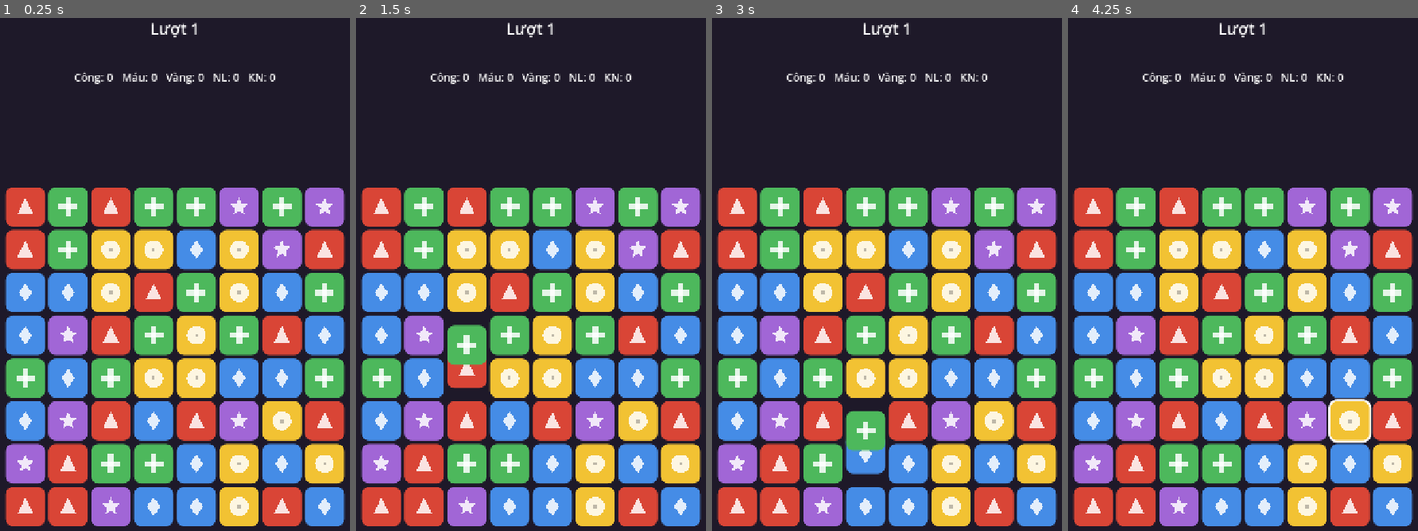
Above: before the commit, frames 1-4 (left to right).
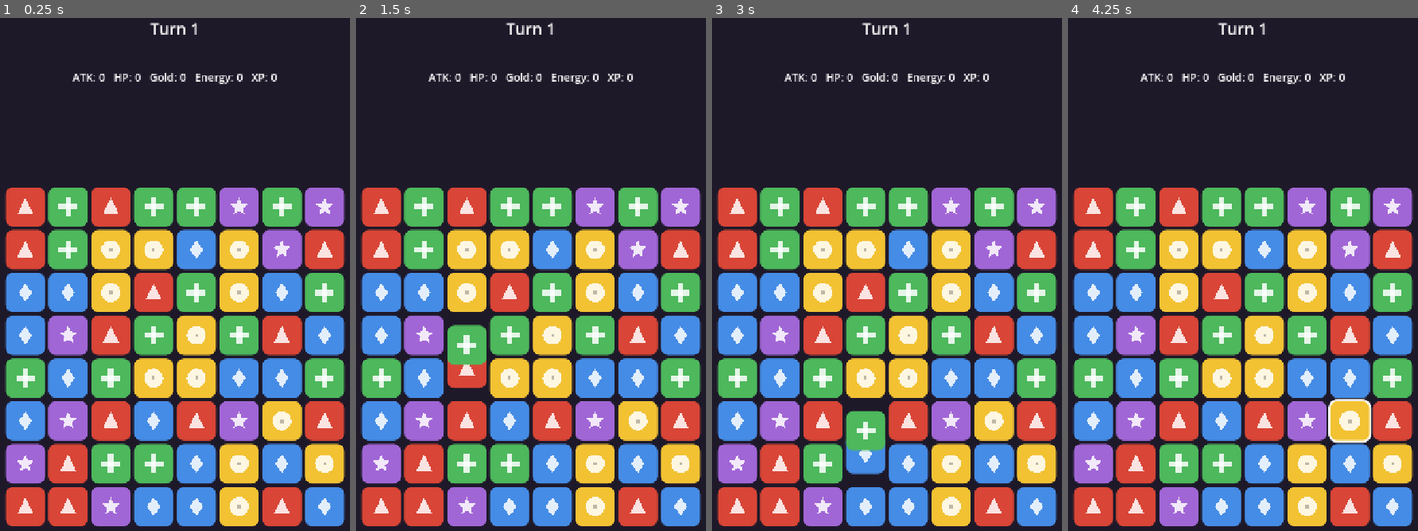
Above: after the commit, the same moments.

Repository: CuBeof/loan-12-su-quan
Game: Godot game, scene res://features/board_view/board_screen.tscn
Two runs of this game, one before a commit and one after it. Both use one fixed random seed, a clock stepped at 60 frames per second and the inputs below.
Inputs (mouse positions are in pixels of both pictures, inside the frame that each line leads up to):
- Up to frame 1 (0.25 s): no input
- Up to frame 2 (1.5 s): tap Enter at 0.5 s; drag from (531, 356) to (566, 182) at 0.52 s; tap Space at 1.25 s; drag from (461, 351) to (513, 448) at 1.27 s
- Up to frame 3 (3 s): tap Enter at 2 s; move the mouse to (922, 182) at 2.02 s; click (922, 182) at 2.17 s; tap Space at 2.75 s; drag from (869, 448) to (778, 223) at 2.77 s
- Up to frame 4 (4.25 s): tap Enter at 3.5 s; move the mouse to (1351, 413) at 3.52 s; click (1351, 413) at 3.67 s

The runs differ from the first frame. In frame 1, 0.8% of the frame differs, in the area x 20-80%, y 0-13%; in frame 2, 0.8%; in frame 3, 0.8%; in frame 4, 0.8%.

Commit message:
Add i18n support, English content, and raindrop fall effect
- SPEC.md: finalized Candy Crush special-tile rules written into the
  mechanics section (single source of truth); PLAN/DESIGN now point to it.
- CLAUDE.md: new language conventions — English code comments and game
  content, all player-facing text through tr() keys.
- i18n: game/i18n/translations.csv (en default, vi), wired into
  project.godot; HUD uses translation keys; TileDefinition stores
  display_name_key instead of raw strings.
- Translated all test failure messages and warnings to English.
- Board effects: BoardView clips its contents so spawned gems stay
  hidden outside the grid; gems now overshoot their target slightly and
  bounce back, staggered per column like raindrops.

https://claude.ai/code/session_011p88Dpg6wJaWzSV2K6mY7k

Diff:
--- a/game/common/autoload/audio_manager.gd
+++ b/game/common/autoload/audio_manager.gd
@@ -23,7 +23,7 @@
 	if _bank == null or not _bank.sounds.has(key):
 		if not _warned.has(key):
 			_warned[key] = true
-			push_warning("SoundBank: chưa gán âm thanh cho khóa '%s'" % key)
+			push_warning("SoundBank: no sound assigned for key '%s'" % key)
 		return
 	for player in _players:
 		if not player.playing:
--- a/game/data/tiles/attack.tres
+++ b/game/data/tiles/attack.tres
@@ -5,6 +5,6 @@
 [resource]
 script = ExtResource("1_def")
 id = &"attack"
-display_name = "Tấn công"
+display_name_key = &"TILE_ATTACK"
 color = Color(0.85, 0.27, 0.21, 1)
 match_sfx = &"tile_match"
--- a/game/data/tiles/energy.tres
+++ b/game/data/tiles/energy.tres
@@ -5,6 +5,6 @@
 [resource]
 script = ExtResource("1_def")
 id = &"energy"
-display_name = "Năng lượng"
+display_name_key = &"TILE_ENERGY"
 color = Color(0.27, 0.55, 0.9, 1)
 match_sfx = &"tile_match"
--- a/game/data/tiles/exp.tres
+++ b/game/data/tiles/exp.tres
@@ -5,6 +5,6 @@
 [resource]
 script = ExtResource("1_def")
 id = &"exp"
-display_name = "Kinh nghiệm"
+display_name_key = &"TILE_EXP"
 color = Color(0.63, 0.4, 0.84, 1)
 match_sfx = &"tile_match"
--- a/game/data/tiles/gold.tres
+++ b/game/data/tiles/gold.tres
@@ -5,6 +5,6 @@
 [resource]
 script = ExtResource("1_def")
 id = &"gold"
-display_name = "Vàng"
+display_name_key = &"TILE_GOLD"
 color = Color(0.95, 0.76, 0.2, 1)
 match_sfx = &"tile_match"
--- a/game/data/tiles/health.tres
+++ b/game/data/tiles/health.tres
@@ -5,6 +5,6 @@
 [resource]
 script = ExtResource("1_def")
 id = &"health"
-display_name = "Máu"
+display_name_key = &"TILE_HEALTH"
 color = Color(0.3, 0.72, 0.36, 1)
 match_sfx = &"tile_match"
--- a/game/data/tiles/tile_definition.gd
+++ b/game/data/tiles/tile_definition.gd
@@ -5,7 +5,7 @@
 ## while `texture` is empty.
 
 @export var id: StringName
-@export var display_name: String = ""
+@export var display_name_key: StringName # translation key, resolve with tr()
 @export var color: Color = Color.GRAY
 @export var texture: Texture2D
 @export var match_sfx: StringName = &"tile_match"
--- a/game/features/board_view/board_screen.gd
+++ b/game/features/board_view/board_screen.gd
@@ -20,7 +20,7 @@
 	for type: int in result.cleared_counts:
 		_totals[type] = int(_totals.get(type, 0)) + int(result.cleared_counts[type])
 	if result.extra_turn:
-		_info_label.text = "Thêm lượt!"
+		_info_label.text = tr(&"UI_EXTRA_TURN")
 	else:
 		_info_label.text = ""
 		_turn += 1
@@ -28,8 +28,8 @@
 
 
 func _update_labels() -> void:
-	_turn_label.text = "Lượt %d" % _turn
-	_counts_label.text = "Công: %d   Máu: %d   Vàng: %d   NL: %d   KN: %d" % [
+	_turn_label.text = tr(&"UI_TURN") % _turn
+	_counts_label.text = tr(&"UI_COUNTS") % [
 		int(_totals.get(TileTypes.Type.ATTACK, 0)),
 		int(_totals.get(TileTypes.Type.HEALTH, 0)),
 		int(_totals.get(TileTypes.Type.GOLD, 0)),
--- a/game/features/board_view/board_screen.tscn
+++ b/game/features/board_view/board_screen.tscn
@@ -43,7 +43,6 @@
 unique_name_in_owner = true
 layout_mode = 2
 theme_override_font_sizes/font_size = 32
-text = "Lượt 1"
 horizontal_alignment = 1
 
 [node name="InfoLabel" type="Label" parent="Margin/Layout"]
@@ -61,6 +60,7 @@
 
 [node name="BoardView" type="Control" parent="Margin/Layout"]
 unique_name_in_owner = true
+clip_contents = true
 layout_mode = 2
 size_flags_vertical = 3
 script = ExtResource("2_board")
--- a/game/features/board_view/board_view.gd
+++ b/game/features/board_view/board_view.gd
@@ -10,6 +10,9 @@
 const CLEAR_TIME := 0.18
 const FALL_TIME_PER_CELL := 0.06
 const POP_TIME := 0.15
+const SPAWN_STAGGER := 0.05 # raindrop delay between gems of one column
+const BOUNCE_TIME := 0.09
+const OVERSHOOT_FACTOR := 0.18 # how far past the target a gem falls before bouncing back
 
 @export var catalog: TileCatalog
 @export var rng_seed: int = 0 # 0 = random each run
@@ -179,6 +182,7 @@
 
 
 func _anim_gravity(falls: Array[Dictionary], spawns: Array[Dictionary]) -> void:
+	var total_time := 0.0
 	# Two-phase map update so chained falls inside a column don't collide.
 	var moved: Array = []
 	for fall in falls:
@@ -186,15 +190,11 @@
 		if view != null:
 			_tiles.erase(fall.from)
 			moved.append([view, fall.to])
-	var has_motion := false
-	var tween := create_tween().set_parallel(true).set_trans(Tween.TRANS_QUAD).set_ease(Tween.EASE_IN)
 	for entry in moved:
 		var view: TileView = entry[0]
 		var to: Vector2i = entry[1]
 		_tiles[to] = view
-		var distance := view.position.distance_to(_cell_to_pos(to)) / _cell_px
-		tween.tween_property(view, "position", _cell_to_pos(to), maxf(0.1, FALL_TIME_PER_CELL * distance))
-		has_motion = true
+		total_time = maxf(total_time, _drop_tile(view, _cell_to_pos(to), 0.0))
 
 	var spawn_index_per_column: Dictionary = {}
 	for spawn in spawns:
@@ -202,14 +202,29 @@
 		var index := int(spawn_index_per_column.get(cell.x, 0))
 		spawn_index_per_column[cell.x] = index + 1
 		var view := _create_tile_view(cell, spawn.type, spawn.special)
+		# Spawn above the board: clip_contents keeps the gem invisible
+		# until it enters the grid.
 		view.position = _cell_to_pos(Vector2i(cell.x, -1 - index))
-		var distance := view.position.distance_to(_cell_to_pos(cell)) / _cell_px
-		tween.tween_property(view, "position", _cell_to_pos(cell), maxf(0.12, FALL_TIME_PER_CELL * distance))
-		has_motion = true
-	if has_motion:
-		await tween.finished
-	else:
-		tween.kill()
+		# Raindrop stagger: lower gems of a column land first, one by one.
+		total_time = maxf(total_time, _drop_tile(view, _cell_to_pos(cell), index * SPAWN_STAGGER))
+	if total_time > 0.0:
+		await get_tree().create_timer(total_time).timeout
+
+
+## Drops a tile to its target, overshooting slightly past it and bouncing
+## back up like a raindrop. Returns the total animation time.
+func _drop_tile(view: TileView, target: Vector2, delay: float) -> float:
+	var distance := view.position.distance_to(target) / _cell_px
+	var fall_time := maxf(0.12, FALL_TIME_PER_CELL * distance)
+	var overshoot := target + Vector2(0.0, _cell_px * OVERSHOOT_FACTOR)
+	var tween := create_tween()
+	if delay > 0.0:
+		tween.tween_interval(delay)
+	tween.tween_property(view, "position", overshoot, fall_time) \
+		.set_trans(Tween.TRANS_QUAD).set_ease(Tween.EASE_IN)
+	tween.tween_property(view, "position", target, BOUNCE_TIME) \
+		.set_trans(Tween.TRANS_QUAD).set_ease(Tween.EASE_OUT)
+	return delay + fall_time + BOUNCE_TIME
 
 
 func _anim_shuffle(layout: Dictionary) -> void:
--- /dev/null
+++ b/game/i18n/translations.csv
@@ -0,0 +1,9 @@
+keys,en,vi
+UI_TURN,Turn %d,Lượt %d
+UI_EXTRA_TURN,Extra turn!,Thêm lượt!
+UI_COUNTS,ATK: %d   HP: %d   Gold: %d   Energy: %d   XP: %d,Công: %d   Máu: %d   Vàng: %d   NL: %d   KN: %d
+TILE_ATTACK,Attack,Tấn công
+TILE_HEALTH,Health,Máu
+TILE_GOLD,Gold,Vàng
+TILE_ENERGY,Energy,Năng lượng
+TILE_EXP,Experience,Kinh nghiệm
--- a/game/project.godot
+++ b/game/project.godot
@@ -31,6 +31,11 @@
 
 pointing/emulate_touch_from_mouse=true
 
+[internationalization]
+
+locale/translations=PackedStringArray("res://i18n/translations.en.translation", "res://i18n/translations.vi.translation")
+locale/fallback="en"
+
 [rendering]
 
 renderer/rendering_method="mobile"
--- a/game/tests/test_base.gd
+++ b/game/tests/test_base.gd
@@ -22,7 +22,7 @@
 
 func check_eq(actual: Variant, expected: Variant, message: String) -> void:
 	if actual != expected:
-		failures.append("%s (nhận %s, mong đợi %s)" % [message, str(actual), str(expected)])
+		failures.append("%s (got %s, expected %s)" % [message, str(actual), str(expected)])
 
 
 ## Builds a deterministic board from string rows. Refill is disabled so
@@ -37,5 +37,5 @@
 		for x in range(row.length()):
 			var letter := row[x]
 			board.grid[Vector2i(x, y)] = TileState.make(CHAR_TO_TYPE[letter])
-	check(MatchFinder.find_groups(board.grid).is_empty(), "layout test có match sẵn — sửa lại layout")
+	check(MatchFinder.find_groups(board.grid).is_empty(), "test layout contains a pre-made match — fix the layout")
 	return board
--- a/game/tests/test_board_logic.gd
+++ b/game/tests/test_board_logic.gd
@@ -1,6 +1,6 @@
 extends BoardTestBase
 ## Unit tests for the pure board logic. Each rule row of the special-tile
-## matrix in PLAN.md gets at least one test here.
+## matrix in SPEC.md gets at least one test here.
 
 const SP := TileTypes.Special
 const TY := TileTypes.Type
@@ -10,9 +10,9 @@
 	for seed_value in range(1, 11):
 		var board := BoardLogic.new()
 		board.setup(Vector2i(8, 8), seed_value)
-		check(MatchFinder.find_groups(board.grid).is_empty(), "seed %d: có match sẵn sau setup" % seed_value)
-		check(not MoveGenerator.find_moves(board.grid).is_empty(), "seed %d: không có nước đi nào" % seed_value)
-		check_eq(board.grid.size(), 64, "seed %d: bàn cờ chưa đầy" % seed_value)
+		check(MatchFinder.find_groups(board.grid).is_empty(), "seed %d: board has a pre-made match after setup" % seed_value)
+		check(not MoveGenerator.find_moves(board.grid).is_empty(), "seed %d: board has no possible move" % seed_value)
+		check_eq(board.grid.size(), 64, "seed %d: board is not fully filled" % seed_value)
 
 
 func test_setup_is_deterministic_per_seed() -> void:
@@ -24,7 +24,7 @@
 		var tile_a: TileState = board_a.grid[cell]
 		var tile_b: TileState = board_b.grid[cell]
 		if tile_a.type != tile_b.type:
-			failures.append("cùng seed nhưng khác bàn cờ tại %s" % str(cell))
+			failures.append("same seed produced different boards at %s" % str(cell))
 			return
 
 
@@ -32,27 +32,27 @@
 	var blocked: Array[Vector2i] = [Vector2i(0, 0), Vector2i(3, 3)]
 	var board := BoardLogic.new()
 	board.setup(Vector2i(4, 4), 7, blocked)
-	check(not board.grid.has(Vector2i(0, 0)), "ô bị chặn (0,0) vẫn có tile")
-	check(not board.grid.has(Vector2i(3, 3)), "ô bị chặn (3,3) vẫn có tile")
-	check_eq(board.grid.size(), 14, "số tile sai trên bàn cờ có ô chặn")
+	check(not board.grid.has(Vector2i(0, 0)), "blocked cell (0,0) still holds a tile")
+	check(not board.grid.has(Vector2i(3, 3)), "blocked cell (3,3) still holds a tile")
+	check_eq(board.grid.size(), 14, "wrong tile count on a board with blocked cells")
 
 
 func test_non_adjacent_move_is_invalid() -> void:
 	var board := make_board(["ahah", "haha", "ahah"])
 	var result := board.try_move(Vector2i(0, 0), Vector2i(2, 0))
-	check(not result.valid, "nước đi không kề nhau phải bị từ chối")
-	check(result.events.is_empty(), "nước đi không kề nhau không được sinh event")
+	check(not result.valid, "non-adjacent move must be rejected")
+	check(result.events.is_empty(), "non-adjacent move must produce no events")
 
 
 func test_swap_without_match_is_rejected_and_reverted() -> void:
 	var board := make_board(["ahah", "haha", "ahah"])
 	var before := board.snapshot()
 	var result := board.try_move(Vector2i(0, 0), Vector2i(1, 0))
-	check(not result.valid, "swap không tạo match phải invalid")
-	check_eq(result.events.size(), 2, "phải có đúng 2 event SWAP + SWAP_REJECTED")
-	check_eq(result.events[1].kind, BoardEvent.Kind.SWAP_REJECTED, "event thứ 2 phải là SWAP_REJECTED")
+	check(not result.valid, "swap without a match must be invalid")
+	check_eq(result.events.size(), 2, "exactly 2 events expected: SWAP + SWAP_REJECTED")
+	check_eq(result.events[1].kind, BoardEvent.Kind.SWAP_REJECTED, "second event must be SWAP_REJECTED")
 	var after := board.snapshot()
-	check_eq(after, before, "bàn cờ phải trở về như cũ sau swap hỏng")
+	check_eq(after, before, "board must revert after a rejected swap")
 
 
 func test_match3_clears_and_tallies() -> void:
@@ -63,10 +63,10 @@
 		"hgeha",
 	])
 	var result := board.try_move(Vector2i(1, 3), Vector2i(1, 2))
-	check(result.valid, "swap tạo match-3 phải hợp lệ")
-	check_eq(int(result.cleared_counts.get(TY.GOLD, 0)), 3, "phải ăn đúng 3 viên vàng")
-	check(not result.extra_turn, "match-3 không được thêm lượt")
-	check(not board.grid.has(Vector2i(1, 0)), "cột 1 phải trống ô trên cùng sau khi rơi (refill tắt)")
+	check(result.valid, "swap creating a match-3 must be valid")
+	check_eq(int(result.cleared_counts.get(TY.GOLD, 0)), 3, "exactly 3 gold tiles must be cleared")
+	check(not result.extra_turn, "match-3 must not grant an extra turn")
+	check(not board.grid.has(Vector2i(1, 0)), "column 1 top cell must be empty after falling (refill off)")
 
 
 func test_match4_horizontal_creates_sweeper_and_extra_turn() -> void:
@@ -77,14 +77,14 @@
 		"heghae",
 	])
 	var result := board.try_move(Vector2i(2, 3), Vector2i(2, 2))
-	check(result.valid, "swap tạo match-4 phải hợp lệ")
-	check(result.extra_turn, "match-4 phải được thêm lượt")
-	check_eq(int(result.cleared_counts.get(TY.GOLD, 0)), 4, "phải ăn đúng 4 viên vàng")
+	check(result.valid, "swap creating a match-4 must be valid")
+	check(result.extra_turn, "match-4 must grant an extra turn")
+	check_eq(int(result.cleared_counts.get(TY.GOLD, 0)), 4, "exactly 4 gold tiles must be cleared")
 	var special_tile: TileState = board.grid.get(Vector2i(2, 2))
-	check(special_tile != null, "phải có viên đặc biệt tại ô swap")
+	check(special_tile != null, "a special tile must appear at the swap cell")
 	if special_tile != null:
-		check_eq(special_tile.special, SP.SWEEP_V, "ghép 4 ngang phải tạo viên quét dọc")
-		check_eq(special_tile.type, TY.GOLD, "viên quét phải cùng loại vàng")
+		check_eq(special_tile.special, SP.SWEEP_V, "horizontal match-4 must create a vertical sweeper")
+		check_eq(special_tile.type, TY.GOLD, "the sweeper must keep the gold type")
 
 
 func test_match5_creates_transformer() -> void:
@@ -95,11 +95,11 @@
 		"heheae",
 	])
 	var result := board.try_move(Vector2i(2, 1), Vector2i(2, 2))
-	check(result.valid, "swap tạo match-5 phải hợp lệ")
-	check(result.extra_turn, "match-5 phải được thêm lượt")
-	check_eq(int(result.cleared_counts.get(TY.GOLD, 0)), 5, "phải ăn đúng 5 viên vàng")
+	check(result.valid, "swap creating a match-5 must be valid")
+	check(result.extra_turn, "match-5 must grant an extra turn")
+	check_eq(int(result.cleared_counts.get(TY.GOLD, 0)), 5, "exactly 5 gold tiles must be cleared")
 	var special_tile: TileState = board.grid.get(Vector2i(2, 2))
-	check(special_tile != null and special_tile.special == SP.TRANSFORM, "ghép 5 phải tạo viên biến đổi")
+	check(special_tile != null and special_tile.special == SP.TRANSFORM, "match-5 must create a transform tile")
 
 
 func test_l_shape_creates_bomb_without_extra_turn() -> void:
@@ -110,11 +110,11 @@
 		"hgeah",
 	])
 	var result := board.try_move(Vector2i(1, 3), Vector2i(1, 2))
-	check(result.valid, "swap tạo hình L phải hợp lệ")
-	check(not result.extra_turn, "hình L (3+3) không được thêm lượt")
-	check_eq(int(result.cleared_counts.get(TY.GOLD, 0)), 5, "hình L phải ăn 5 viên")
+	check(result.valid, "swap creating an L-shape must be valid")
+	check(not result.extra_turn, "L-shape (3+3) must not grant an extra turn")
+	check_eq(int(result.cleared_counts.get(TY.GOLD, 0)), 5, "L-shape must clear 5 tiles")
 	var special_tile: TileState = board.grid.get(Vector2i(1, 2))
-	check(special_tile != null and special_tile.special == SP.BOMB, "hình L phải tạo viên nổ")
+	check(special_tile != null and special_tile.special == SP.BOMB, "L-shape must create a bomb")
 
 
 func test_sweeper_in_match_clears_whole_row() -> void:
@@ -127,11 +127,11 @@
 	var sweeper: TileState = board.grid[Vector2i(0, 2)]
 	sweeper.special = SP.SWEEP_H
 	var result := board.try_move(Vector2i(1, 3), Vector2i(1, 2))
-	check(result.valid, "swap phải hợp lệ")
-	check_eq(result.total_cleared(), 5, "viên quét ngang phải ăn cả hàng 5 ô")
-	check_eq(int(result.cleared_counts.get(TY.GOLD, 0)), 3, "3 viên vàng trong hàng")
-	check_eq(int(result.cleared_counts.get(TY.HEALTH, 0)), 1, "1 viên máu trong hàng")
-	check_eq(int(result.cleared_counts.get(TY.ENERGY, 0)), 1, "1 viên năng lượng trong hàng")
+	check(result.valid, "swap must be valid")
+	check_eq(result.total_cleared(), 5, "horizontal sweeper must clear the whole 5-cell row")
+	check_eq(int(result.cleared_counts.get(TY.GOLD, 0)), 3, "3 gold tiles in the row")
+	check_eq(int(result.cleared_counts.get(TY.HEALTH, 0)), 1, "1 health tile in the row")
+	check_eq(int(result.cleared_counts.get(TY.ENERGY, 0)), 1, "1 energy tile in the row")
 
 
 ## Candy Crush wrapped: the bomb blasts 3x3, survives, falls, then
@@ -146,11 +146,11 @@
 	var bomb: TileState = board.grid[Vector2i(0, 2)]
 	bomb.special = SP.BOMB
 	var result := board.try_move(Vector2i(1, 3), Vector2i(1, 2))
-	check(result.valid, "swap phải hợp lệ")
-	check_eq(result.total_cleared(), 9, "nổ kép phải ăn 9 viên (6 đợt 1 + 3 đợt 2)")
-	check_eq(int(result.cleared_counts.get(TY.GOLD, 0)), 3, "3 viên vàng (2 match + viên nổ)")
-	check_eq(int(result.cleared_counts.get(TY.HEALTH, 0)), 3, "3 viên máu qua hai đợt nổ")
-	check_eq(int(result.cleared_counts.get(TY.ATTACK, 0)), 3, "3 viên tấn công qua hai đợt nổ")
+	check(result.valid, "swap must be valid")
+	check_eq(result.total_cleared(), 9, "double blast must clear 9 tiles (6 first + 3 second)")
+	check_eq(int(result.cleared_counts.get(TY.GOLD, 0)), 3, "3 gold tiles (2 matched + the bomb)")
+	check_eq(int(result.cleared_counts.get(TY.HEALTH, 0)), 3, "3 health tiles across both blasts")
+	check_eq(int(result.cleared_counts.get(TY.ATTACK, 0)), 3, "3 attack tiles across both blasts")
 	var primed_events := 0
 	var cleared_events := 0
 	for event in result.events:
@@ -158,12 +158,12 @@
 			primed_events += 1
 		elif event.kind == BoardEvent.Kind.CLEARED:
 			cleared_events += 1
-	check_eq(primed_events, 1, "phải có đúng 1 event BOMB_PRIMED")
-	check_eq(cleared_events, 2, "phải có đúng 2 đợt CLEARED")
+	check_eq(primed_events, 1, "exactly 1 BOMB_PRIMED event expected")
+	check_eq(cleared_events, 2, "exactly 2 CLEARED waves expected")
 	for cell: Vector2i in board.grid.keys():
 		var tile: TileState = board.grid[cell]
 		if tile.special == SP.BOMB:
-			failures.append("viên nổ vẫn còn trên bàn sau khi nổ kép")
+			failures.append("bomb still on the board after its double blast")
 			return
 
 
@@ -175,9 +175,9 @@
 	])
 	board.grid[Vector2i(0, 0)] = TileState.make(TY.GOLD, SP.TRANSFORM)
 	var result := board.try_move(Vector2i(0, 0), Vector2i(0, 1))
-	check(result.valid, "biến đổi + viên thường phải hợp lệ")
-	check_eq(int(result.cleared_counts.get(TY.HEALTH, 0)), 6, "phải ăn toàn bộ 6 viên máu")
-	check_eq(int(result.cleared_counts.get(TY.GOLD, 0)), 1, "viên biến đổi cũng bị tiêu thụ")
+	check(result.valid, "transform + normal tile must be valid")
+	check_eq(int(result.cleared_counts.get(TY.HEALTH, 0)), 6, "all 6 health tiles must be cleared")
+	check_eq(int(result.cleared_counts.get(TY.GOLD, 0)), 1, "the transform tile must be consumed too")
 
 
 func test_bomb_plus_bomb_grants_extra_turn_and_5x5() -> void:
@@ -189,9 +189,9 @@
 	board.grid[Vector2i(1, 1)] = TileState.make(TY.GOLD, SP.BOMB)
 	board.grid[Vector2i(2, 1)] = TileState.make(TY.ENERGY, SP.BOMB)
 	var result := board.try_move(Vector2i(1, 1), Vector2i(2, 1))
-	check(result.valid, "nổ + nổ phải hợp lệ")
-	check(result.extra_turn, "nổ + nổ phải thêm lượt")
-	check_eq(result.total_cleared(), 12, "vụ nổ 5x5 phải phủ toàn bàn 4x3")
+	check(result.valid, "bomb + bomb must be valid")
+	check(result.extra_turn, "bomb + bomb must grant an extra turn")
+	check_eq(result.total_cleared(), 12, "the 5x5 blast must cover the whole 4x3 board")
 
 
 func test_bomb_plus_sweeper_clears_giant_cross() -> void:
@@ -205,10 +205,10 @@
 	board.grid[Vector2i(2, 2)] = TileState.make(TY.GOLD, SP.BOMB)
 	board.grid[Vector2i(2, 3)] = TileState.make(TY.ENERGY, SP.SWEEP_H)
 	var result := board.try_move(Vector2i(2, 2), Vector2i(2, 3))
-	check(result.valid, "nổ + quét phải hợp lệ")
+	check(result.valid, "bomb + sweeper must be valid")
 	# Candy Crush giant cross centered (2,3): rows 2-4 + cols 1-3 on 5x5
 	# = 15 + 15 - 9 overlap = 21
-	check_eq(result.total_cleared(), 21, "nổ + quét phải ăn 3 hàng và 3 cột")
+	check_eq(result.total_cleared(), 21, "bomb + sweeper must clear 3 rows and 3 columns")
 
 
 func test_sweeper_plus_sweeper_clears_cross() -> void:
@@ -222,12 +222,12 @@
 	board.grid[Vector2i(2, 2)] = TileState.make(TY.GOLD, SP.SWEEP_H)
 	board.grid[Vector2i(2, 3)] = TileState.make(TY.ENERGY, SP.SWEEP_V)
 	var result := board.try_move(Vector2i(2, 2), Vector2i(2, 3))
-	check(result.valid, "quét + quét phải hợp lệ")
-	check(not result.extra_turn, "quét + quét không thêm lượt")
+	check(result.valid, "sweeper + sweeper must be valid")
+	check(not result.extra_turn, "sweeper + sweeper must not grant an extra turn")
 	# First CLEARED event: cross = row 3 (5 cells) + column 2 (5 cells) - 1 overlap
-	check_eq(result.events[1].kind, BoardEvent.Kind.CLEARED, "event thứ 2 phải là CLEARED")
+	check_eq(result.events[1].kind, BoardEvent.Kind.CLEARED, "second event must be CLEARED")
 	var first_cleared: Array[Vector2i] = result.events[1].data.cells
-	check_eq(first_cleared.size(), 9, "chữ thập phải ăn 1 hàng + 1 cột = 9 ô")
+	check_eq(first_cleared.size(), 9, "the cross must clear 1 row + 1 column = 9 cells")
 
 
 ## Candy Crush: a color bomb caught in a blast activates passively,
@@ -244,12 +244,12 @@
 	var transform: TileState = board.grid[Vector2i(4, 2)]
 	transform.special = SP.TRANSFORM
 	var result := board.try_move(Vector2i(1, 3), Vector2i(1, 2))
-	check(result.valid, "swap phải hợp lệ")
-	check(result.total_cleared() >= 5, "ít nhất cả hàng quét phải bị ăn")
+	check(result.valid, "swap must be valid")
+	check(result.total_cleared() >= 5, "at least the swept row must be cleared")
 	for cell: Vector2i in board.grid.keys():
 		var tile: TileState = board.grid[cell]
 		if tile.special == SP.TRANSFORM:
-			failures.append("viên biến đổi phải bị tiêu thụ khi trúng blast")
+			failures.append("the transform tile must be consumed when hit by a blast")
 			return
 
 
@@ -264,10 +264,10 @@
 	var result := MoveResult.new()
 	board._ensure_moves(result)
 	if MoveGenerator.find_moves(board.grid).is_empty():
-		failures.append("sau xáo trộn vẫn không có nước đi")
-	check(not result.events.is_empty(), "bàn cờ chết phải sinh event SHUFFLED")
+		failures.append("still no possible move after reshuffle")
+	check(not result.events.is_empty(), "a dead board must emit a SHUFFLED event")
 	if not result.events.is_empty():
-		check_eq(result.events[0].kind, BoardEvent.Kind.SHUFFLED, "event phải là SHUFFLED")
+		check_eq(result.events[0].kind, BoardEvent.Kind.SHUFFLED, "the event must be SHUFFLED")
 
 
 ## Fuzz: plays hundreds of random valid moves; catches crashes and
@@ -281,21 +281,21 @@
 		for move_index in range(100):
 			var moves := MoveGenerator.find_moves(board.grid)
 			if moves.is_empty():
-				failures.append("ván %d nước %d: hết nước đi dù đã có cơ chế xáo trộn" % [game, move_index])
+				failures.append("game %d move %d: no moves left despite the reshuffle mechanism" % [game, move_index])
 				return
 			var move: Dictionary = moves[fuzz_rng.randi_range(0, moves.size() - 1)]
 			var result := board.try_move(move.a, move.b)
 			if not result.valid:
-				failures.append("ván %d nước %d: nước đi do MoveGenerator tìm ra lại bị từ chối" % [game, move_index])
+				failures.append("game %d move %d: a move found by MoveGenerator was rejected" % [game, move_index])
 				return
 			if board.grid.size() != 64:
-				failures.append("ván %d nước %d: bàn cờ còn %d/64 ô sau refill" % [game, move_index, board.grid.size()])
+				failures.append("game %d move %d: board has %d/64 cells after refill" % [game, move_index, board.grid.size()])
 				return
 			if not MatchFinder.find_groups(board.grid).is_empty():
-				failures.append("ván %d nước %d: còn match chưa xử lý sau khi nước đi kết thúc" % [game, move_index])
+				failures.append("game %d move %d: unresolved match left after the move finished" % [game, move_index])
 				return
 			if not board._pending_bombs.is_empty() or not board._pending_blasts.is_empty():
-				failures.append("ván %d nước %d: còn vụ nổ chờ chưa xử lý sau khi settle" % [game, move_index])
+				failures.append("game %d move %d: pending blasts left after settle" % [game, move_index])
 				return
 
 
@@ -309,9 +309,9 @@
 	board.grid[Vector2i(2, 1)] = TileState.make(TY.HEALTH)
 	var result := MoveResult.new()
 	board.apply_gravity(result)
-	check(board.grid.has(Vector2i(0, 2)), "tile cột 0 phải rơi xuống đáy")
-	check(board.grid.has(Vector2i(2, 2)) and board.grid.has(Vector2i(2, 1)), "cột 2 phải dồn xuống đáy")
-	check(not board.grid.has(Vector2i(0, 0)) and not board.grid.has(Vector2i(2, 0)), "hàng trên phải trống")
+	check(board.grid.has(Vector2i(0, 2)), "column 0 tile must fall to the bottom")
+	check(board.grid.has(Vector2i(2, 2)) and board.grid.has(Vector2i(2, 1)), "column 2 must compact to the bottom")
+	check(not board.grid.has(Vector2i(0, 0)) and not board.grid.has(Vector2i(2, 0)), "the top row must be empty")
 
 
 func test_refill_fills_every_valid_cell() -> void:
@@ -320,5 +320,5 @@
 	board.rng.seed = 5
 	var result := MoveResult.new()
 	board.apply_gravity(result)
-	check_eq(board.grid.size(), 16, "refill phải lấp đầy mọi ô hợp lệ")
-	check_eq(result.events.size(), 1, "phải có đúng 1 event GRAVITY")
+	check_eq(board.grid.size(), 16, "refill must fill every valid cell")
+	check_eq(result.events.size(), 1, "exactly 1 GRAVITY event expected")
Not shown, added: game/i18n/translations.csv.import
Not shown, changed: CLAUDE.md
Not shown, changed: DESIGN.md
Not shown, changed: PLAN.md
Not shown, changed: SPEC.md
